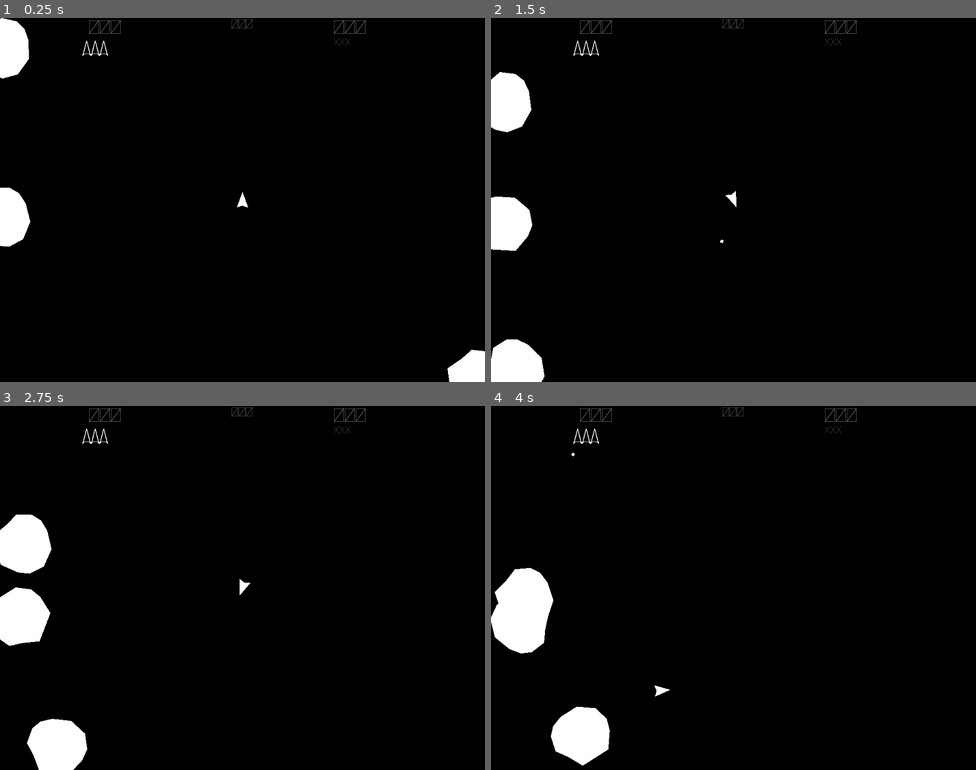
Above: before the commit, frames 1-4 (two rows, left to right).
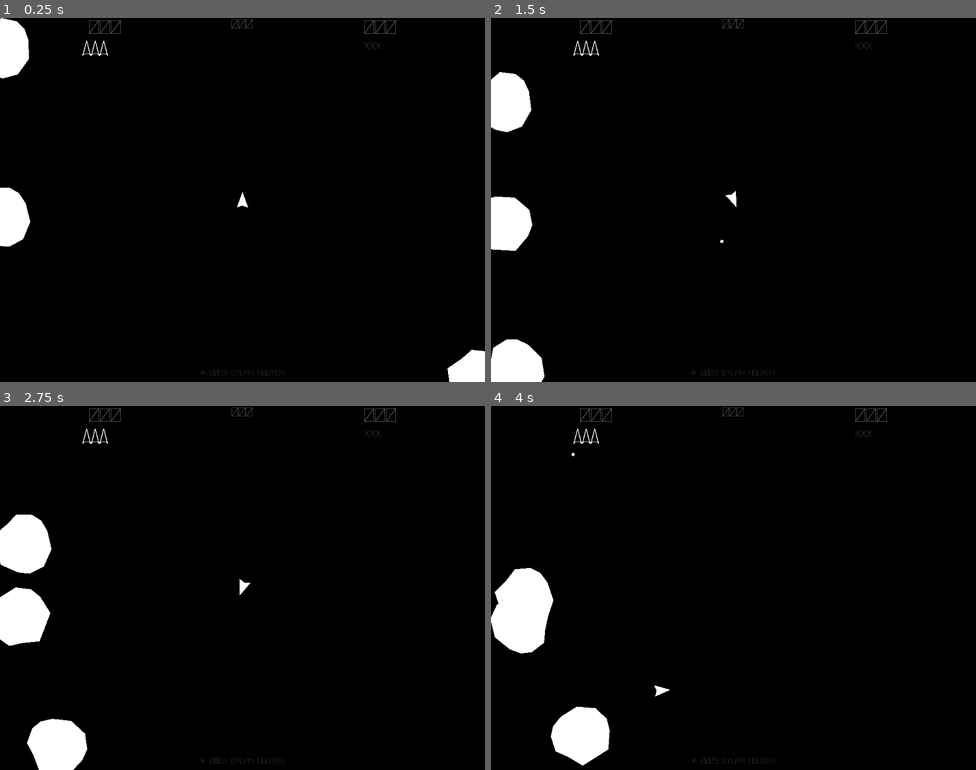
Above: after the commit, the same moments.

Repository: dmnuggins/asteroids
Game: Godot game, scene res://_scenes/Game/Game.tscn
Two runs of this game, one before a commit and one after it. Both use one fixed random seed, a clock stepped at 60 frames per second and the inputs below.
Inputs:
- Up to frame 1 (0.25 s): no input
- Up to frame 2 (1.5 s): hold D (right) 0.53-1.28 s; tap F (hyperspace) at 0.6 s; hold A (left) from 1.28 s (still down); tap Space (shoot) at 1.35 s
- Up to frame 3 (2.75 s): release A (left) at 2.03 s; hold D (right) from 2.03 s (still down); tap F (hyperspace) at 2.1 s
- Up to frame 4 (4 s): release D (right) at 2.78 s; hold W (thrust) 2.78-3.53 s; tap Space (shoot) at 2.85 s; hold A (left) from 3.53 s (still down); tap F (hyperspace) at 3.6 s

The runs differ from the first frame. In frame 1, 0.2% of the frame differs, in the area x 41-82%, y 0-99%; in frame 2, 0.2%; in frame 3, 0.2%; in frame 4, 0.2%.

Commit message:
GameManager - reset asteroid spawn count after game reset - split only to 2 asteroids when medium asteroid hit

Diff:
--- a/_scenes/Game/Game.gd
+++ b/_scenes/Game/Game.gd
@@ -7,15 +7,9 @@
 
 signal can_spawn
 
-# Called when the node enters the scene tree for the first time.
 func _ready():
-#	GameManager.spawn_asteroids()
-#	rect = [Rect2(Vector2(192,192),Vector2(640,384))]
-#	color = [Color(1.0,0.0,0.0),Color(0.0,0.0,1.0)]
-#	_draw()
 	pass # Replace with function body.
 
-# Called every frame. 'delta' is the elapsed time since the previous frame.
 func _physics_process(delta):
 
 	if Input.is_action_just_pressed("shoot"):
@@ -23,6 +17,7 @@
 		if GameManager.player != null: # checks if player exists
 			player_shoot()
 
+# may move to singleton for consistency
 func player_shoot() -> void:
 	var new_bullet = bullet_prefab.instantiate()
 	new_bullet.position = GameManager.player.get_gun_position()
@@ -34,7 +29,3 @@
 		return false
 	else:
 		return true
-
-#func _draw():
-#	for i in range(rect.size()):
-#		draw_rect(rect[i],color[i])
--- a/_scenes/Game/Game.tscn
+++ b/_scenes/Game/Game.tscn
@@ -89,18 +89,20 @@
 offset_right = 832.0
 offset_bottom = 40.0
 
-[node name="VBoxContainer" type="VBoxContainer" parent="UI/TopScreen/PlayerTwo"]
-layout_mode = 0
-offset_right = 128.0
-offset_bottom = 40.0
-
-[node name="Score" type="Label" parent="UI/TopScreen/PlayerTwo/VBoxContainer"]
-layout_mode = 2
+[node name="Score" type="Label" parent="UI/TopScreen/PlayerTwo"]
+layout_mode = 2
+offset_left = 64.0
+offset_right = 192.0
+offset_bottom = 39.0
 theme_override_font_sizes/font_size = 30
 text = "000"
 
-[node name="Lives" type="Label" parent="UI/TopScreen/PlayerTwo/VBoxContainer"]
-layout_mode = 2
+[node name="Lives" type="Label" parent="UI/TopScreen/PlayerTwo"]
+layout_mode = 2
+offset_left = 64.0
+offset_top = 48.0
+offset_right = 192.0
+offset_bottom = 71.0
 text = "XXX"
 
 [node name="Highscore" type="Label" parent="UI/TopScreen"]
@@ -205,6 +207,18 @@
 offset_top = 704.0
 offset_right = 1024.0
 offset_bottom = 768.0
+theme = ExtResource("2_foafi")
+
+[node name="Label" type="Label" parent="UI/BotScreen"]
+layout_mode = 0
+offset_left = 360.0
+offset_top = 32.0
+offset_right = 664.0
+offset_bottom = 55.0
+theme_override_font_sizes/font_size = 12
+text = "© 2023 Dylan Nguyen"
+horizontal_alignment = 1
+vertical_alignment = 1
 
 [node name="PlayerSpawnZone" type="Area2D" parent="."]
 
--- a/_scripts/GameManager.gd
+++ b/_scripts/GameManager.gd
@@ -9,23 +9,30 @@
 @onready var bonus_prefab: PackedScene = load("res://_scenes/FlyingSaucer/FlyingSaucer.tscn")
 @onready var bullet_prefab: PackedScene = load("res://_scenes/Bullet/Bullet.tscn")
 
-
-
-# General vars
-var score: int = 0
-var highscore: int = 0
-var wave: int = 1
-var difficulty: int = 1
-var to_spawn: int = 3 # number of asteroids to spawn based on difficulty increase
-var bonus_init: bool = false
+# State/Node vars
 var level: Node2D
+var ui
 var spawn_path
 var spawn_follow_path
 var spawn_timer: Timer
 var respawn_timer: Timer
-var time_between_spawns: float = 1.0
-var ui
 var GAME_OVER = false
+
+# Level scaling
+var wave: int = 1
+var difficulty: int = 1
+var to_spawn: int = 3 # number of asteroids to spawn based on difficulty increase
+
+# Save/data vars
+var score: int = 0
+var highscore: int = 0
+var player_initials: String
+var new_score: int
+var new_score_index: int
+var high_flag = false
+var highest_scores = []
+var numba_one: int = 0
+var SAVEFILE = "user://highscores.save"
 
 # Player vars
 var max_lives: int = 3
@@ -49,23 +56,19 @@
 # Signals
 signal last_asteroid_destroyed
 
-var player_initials: String
-var new_score: int
-var new_score_index: int
-var high_flag = false
-
-# Save data
-var highest_scores = []
-
-var numba_one: int = 0
-
-var SAVEFILE = "user://highscores.save"
-
 func _ready():
 	set_references()
 	load_game()
 
 func _process(delta):
+
+	# check if game idle
+	# spawn idle elements (not player)
+
+	# if start game button pressed
+	# run start game (call reset game, hide start button)
+	# set game over false
+
 	if !GAME_OVER:
 		if bonus_spawnable:
 			init_bonus_spawn_timer()
@@ -188,7 +191,7 @@
 # reset game
 func reset_game() -> void:
 	# toggle specific UI elements for loop when player has new high score
-	if high_flag:
+	if high_flag: # add conditional if game is not idle
 		#replay & highscore
 		ui.toggle_replay()
 		ui.toggle_highscores()
@@ -203,6 +206,8 @@
 	score = 0
 	difficulty = 1
 	wave = 1
+	to_spawn = 3
+	set_remaining_asteroids()
 	ui.update_score()
 	ui.load_lives()
 	load_game()
@@ -233,7 +238,7 @@
 	set_remaining_asteroids()
 
 func set_remaining_asteroids() -> void:
-	asteroids_remaining = to_spawn * 11
+	asteroids_remaining = to_spawn * 7
 
 # quit game
 func quit_game() -> void:
@@ -362,6 +367,7 @@
 #=====DESPAWN=====#
 func handle_asteroid_destruction(size: int, velocity: Vector2, ast_position: Vector2, value: int) -> void:
 	score += value
+#	print(asteroids_remaining)
 	asteroids_remaining -= 1
 	ui.update_score()
 	# get asteroid last position
@@ -384,7 +390,7 @@
 			asteroid.split_velocity(random_velocity(velocity))
 			add_asteroids(ast_position)
 	elif size == 2:
-		for i in 4:
+		for i in 2:
 			asteroid = sml_asteroid_scene.instantiate()
 			asteroid.split_velocity(random_velocity(velocity))
 			add_asteroids(ast_position)
@@ -396,7 +402,6 @@
 	bonus_spawn_init()
 	score += value
 	ui.update_score()
-	bonus_init = false
 
 func handle_bonus_timeout() -> void:
 	bonus_spawn_init()
